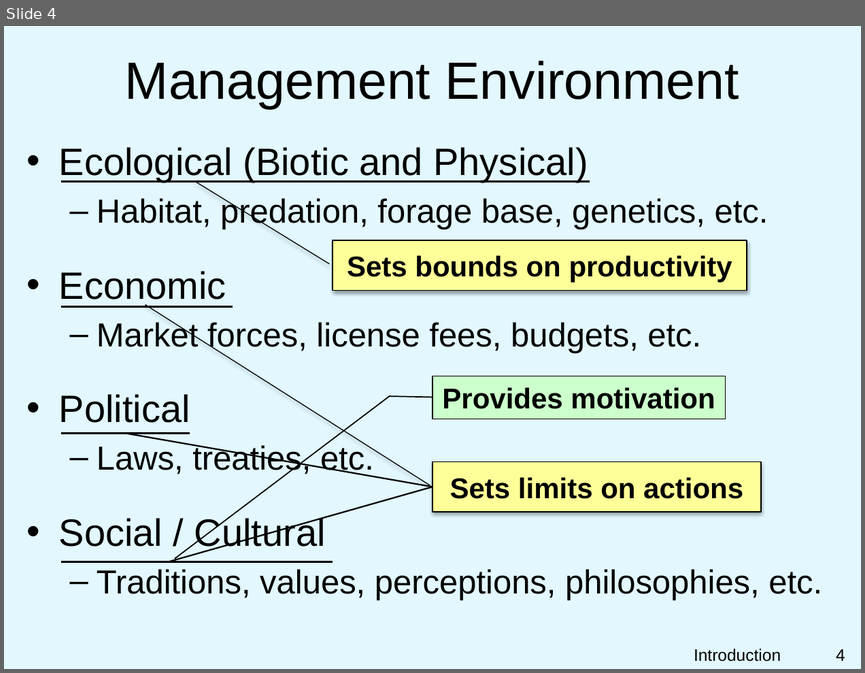
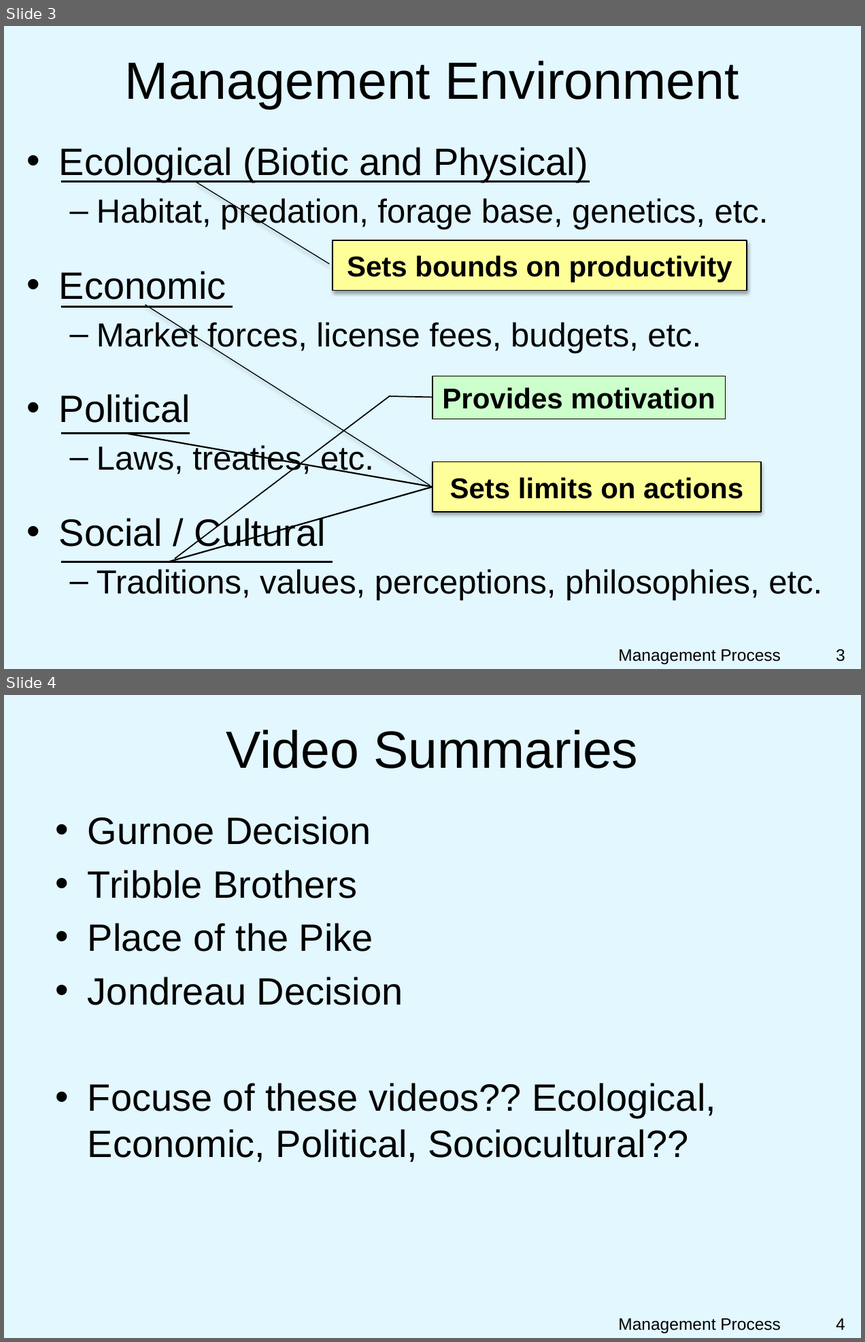
Before and after one commit to droglenc/NCNRS349, a slide deck: modules/PPT/ManagementProcess.pptx. Shown one above the other, each under a label of ours: slide 4 before the commit, slides 3 and 4 after it. The pictures are 865x673 and 865x1342 pixels, drawn with LibreOffice and Linux fonts; fonts in the diff are those of the drawing; background and template pictures are left out. Boxes give left, top, right and bottom in pixels: in the first picture for what was removed or moved away, otherwise in the second. Text is boxed around its words. In the diff, an @@ line names an element or a change of style, - is before the commit and + after.

Commit message:
Update Management Process

```diff
--- a/modules/PPT/ManagementProcess.pptx
+++ b/modules/PPT/ManagementProcess.pptx
@@ slide 4 added at (4,695,861,1338), background picture (left out) @@
@@ title added at (226,730,638,768), 44 pt, text #000000 @@
+Video Summaries
@@ text added at (88,816,716,1162), 32 pt, text #000000 @@
+• Gurnoe Decision
+• Tribble Brothers
+• Place of the Pike
+• Jondreau Decision
+• Focuse of these videos?? Ecological, Economic, Political, Sociocultural??
@@ text added at (618,1318,781,1333), 14 pt, text #000000 @@
+Management Process
@@ page number added at (836,1318,845,1329), 14 pt, text #000000 @@
+4
@@ what was slide 4 is now slide 3 @@
@@ slide 3 changed as well @@
@@ text at (618,649,781,664): text changed @@
-Introduction
+Management Process
@@ page number at (836,649,845,661): text changed @@
-4
+3
```
Also in this commit, not shown: 9 other slides changed, 1 slide removed, 3 other files.
